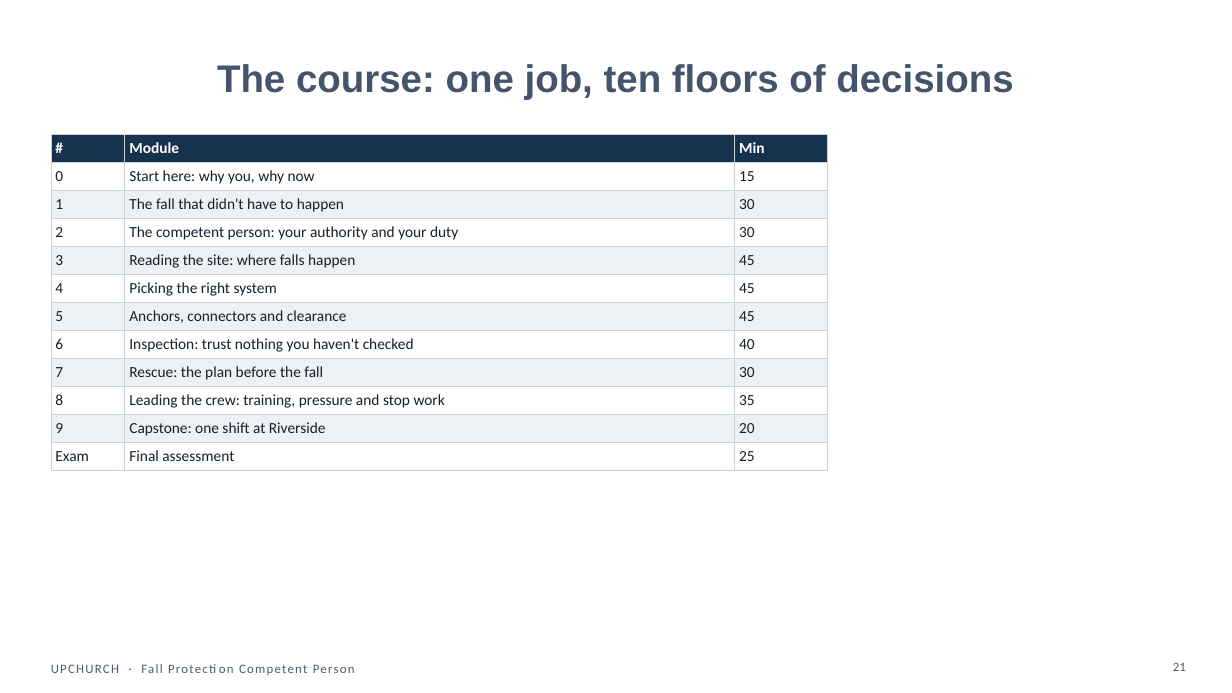
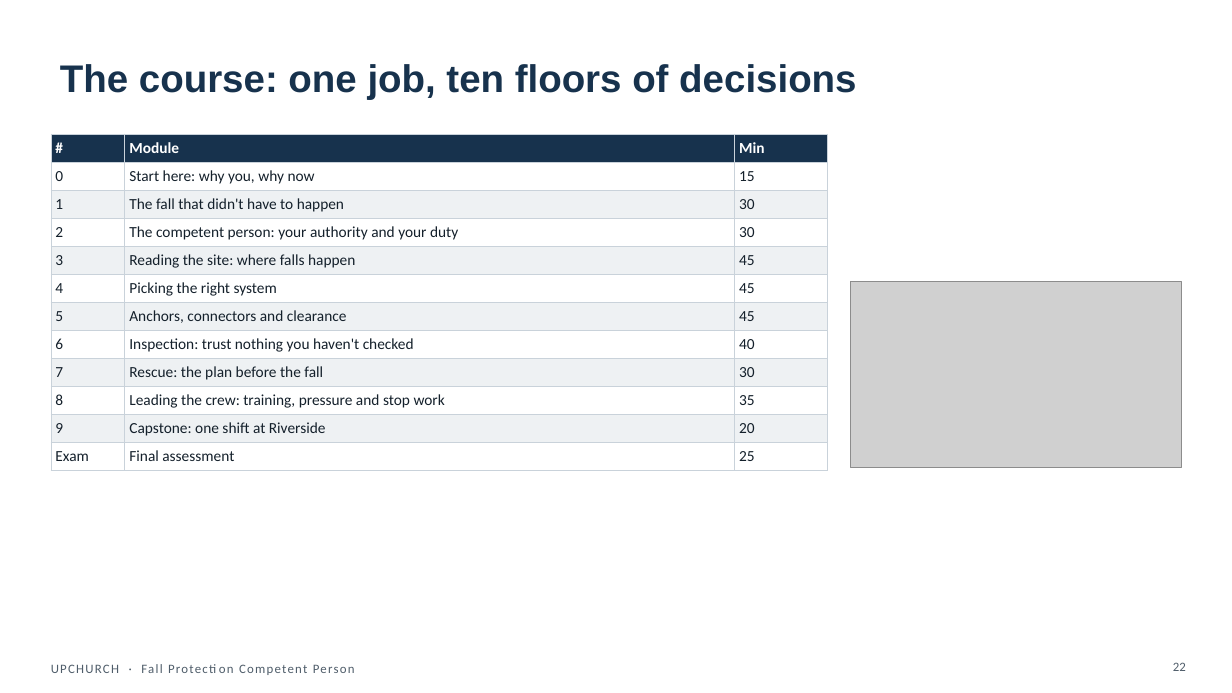
Before and after one commit to jeancastillo1983-max/index, a slide deck: slide 22 of deliverables/powerpoint/FPCP_M0_start-here-why-you-why-now.pptx (slide 21 before the commit). Drawn at 1232x693 pixels with LibreOffice and Linux fonts; fonts in the diff are those of the drawing; grey boxes stand for pictures. Boxes give left, top, right and bottom in pixels: in the first picture for what was removed or moved away, otherwise in the second. Text is boxed around its words. In the diff, an @@ line names an element or a change of style, - is before the commit and + after.

```diff
--- a/deliverables/powerpoint/FPCP_M0_start-here-why-you-why-now.pptx
+++ b/deliverables/powerpoint/FPCP_M0_start-here-why-you-why-now.pptx
@@ title "The course: one job, ten ..." at (x1=60, y1=64, x2=856, y2=99): text colour #44546A to #17324D; alignment centre to left @@
@@ picture added at (x1=850, y1=281, x2=1181, y2=468) @@
@@ page number at (x1=1173, y1=662, x2=1186, y2=671): text changed @@
-21
+22
```
Also in this commit, not shown: 26 other slides changed, 1 slide added, 49 other files.
